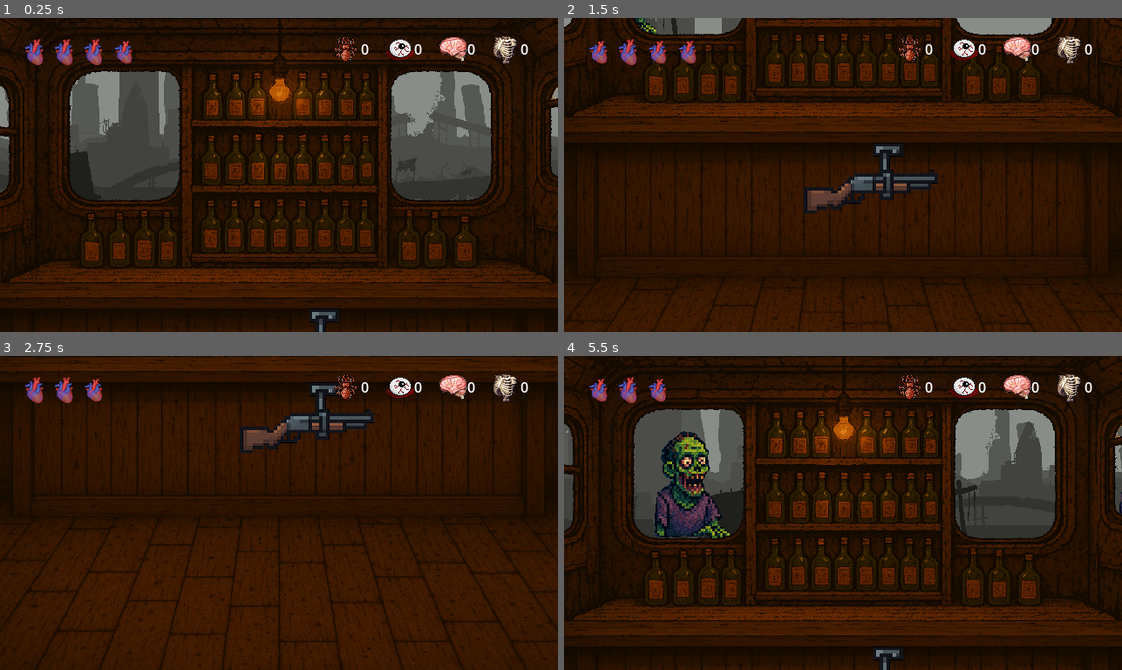
Above: before the commit, frames 1-4 (two rows, left to right).
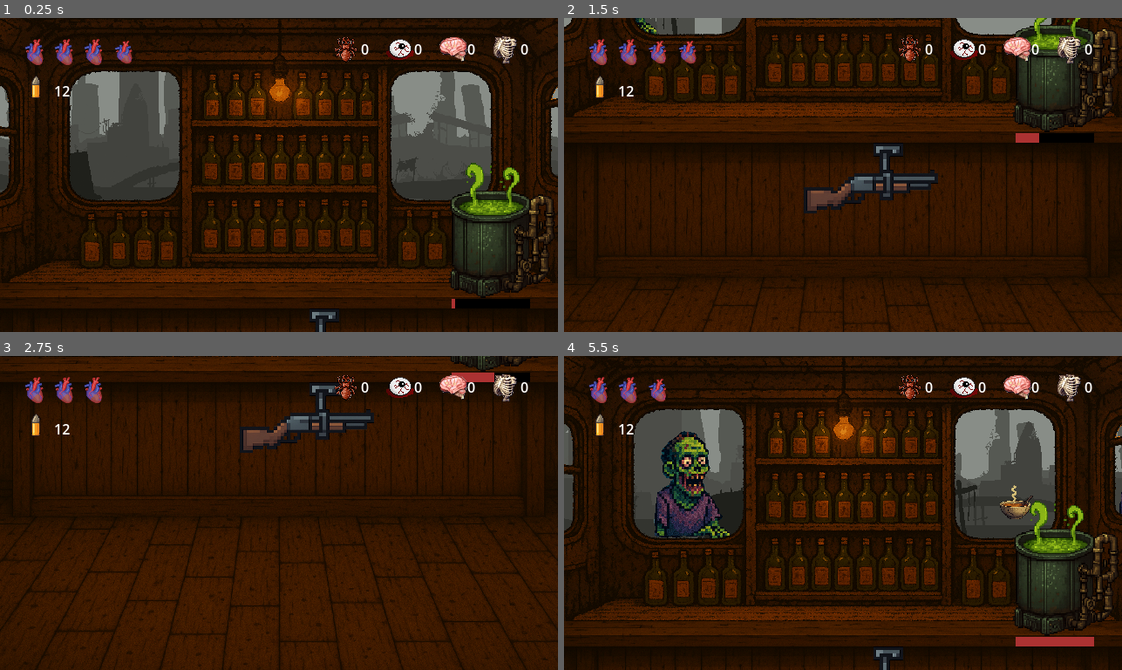
Above: after the commit, the same moments.

Repository: Iaotle/zombie-soup
Game: Godot game, scene res://Scenes/main.tscn
Two runs of this game, one before a commit and one after it. Both use one fixed random seed, a clock stepped at 60 frames per second and the inputs below. Sound files missing from this copy of the repository are replaced by a short silence.
Inputs (mouse positions are in pixels of both pictures, inside the frame that each line leads up to):
- Up to frame 1 (0.25 s): no input
- Up to frame 2 (1.5 s): move the mouse to (965, 159) at 0.52 s; hold Mouse wheel down (scroll_down) 0.53-1.25 s; click (965, 159) at 0.67 s; drag from (731, 190) to (815, 237) at 1.27 s
- Up to frame 3 (2.75 s): move the mouse to (334, 443) at 2.02 s; hold Space (spacebar) from 2.03 s (still down); click (334, 443) at 2.17 s
- Up to frame 4 (5.5 s): release Space (spacebar) at 2.75 s; drag from (815, 575) to (675, 465) at 2.77 s; move the mouse to (1010, 560) at 3.52 s; hold Mouse wheel up (scroll_up) 3.53-4.25 s; click (1010, 560) at 3.67 s; drag from (675, 465) to (759, 434) at 4.27 s; move the mouse to (870, 513) at 5.02 s; hold Mouse wheel down (scroll_down) from 5.03 s (still down); click (870, 513) at 5.17 s

The runs differ from the first frame. In frame 1, 4.5% of the frame differs, in the area x 5-100%, y 18-93%; in frame 2, 4.0%; in frame 3, 0.9%; in frame 4, 4.9%, in the area x 4-100%, y 6-93%.

Commit message:
Cooking system on the way

Diff:
--- /dev/null
+++ b/Scenes/bowl.gd
@@ -0,0 +1,3 @@
+extends Sprite2D
+
+var content : String
--- /dev/null
+++ b/Scenes/bowl.tscn
@@ -0,0 +1,10 @@
+[gd_scene load_steps=3 format=3 uid="uid://c72n2kdgov1d1"]
+
+[ext_resource type="Texture2D" uid="uid://cw0h64v2sotr0" path="res://Sprites/bowl.png" id="1_mdowk"]
+[ext_resource type="Script" uid="uid://yrntkav6b3j5" path="res://Scenes/bowl.gd" id="2_78wkd"]
+
+[node name="Bowl" type="Sprite2D"]
+scale = Vector2(0.05, 0.05)
+texture = ExtResource("1_mdowk")
+centered = false
+script = ExtResource("2_78wkd")
--- /dev/null
+++ b/Scenes/cooking_timer.gd
@@ -0,0 +1,27 @@
+extends Node2D
+
+@export var time = 5
+var mult = 100 / time
+var progress_bar
+
+var timer : Timer
+signal food_cooked
+
+func  _ready() -> void:
+	timer = Timer.new()
+	timer.autostart = false
+	timer.one_shot = true
+	timer.wait_time = time
+	add_child(timer)
+	timer.timeout.connect(_on_timer_timeout)
+	progress_bar = $TextureProgressBar
+
+func _process(delta: float) -> void:
+	progress_bar.value = (time - timer.time_left) * mult
+
+func _on_pot_content_added() -> void:
+	timer.start()
+
+func _on_timer_timeout():
+	print("[CookingTimer] Done")
+	emit_signal("food_cooked")
--- /dev/null
+++ b/Scenes/cooking_timer.tscn
@@ -0,0 +1,15 @@
+[gd_scene load_steps=4 format=3 uid="uid://hjae5xhqvxxw"]
+
+[ext_resource type="Script" uid="uid://j56uhf4c4s76" path="res://Scenes/cooking_timer.gd" id="1_c80h2"]
+[ext_resource type="Texture2D" uid="uid://bh0hsoufa6s85" path="res://Sprites/bar.png" id="2_qdd6f"]
+[ext_resource type="Texture2D" uid="uid://dbnmtmtmpunps" path="res://Sprites/bartop.png" id="3_ylxmo"]
+
+[node name="CookingTimer" type="Node2D"]
+script = ExtResource("1_c80h2")
+
+[node name="TextureProgressBar" type="TextureProgressBar" parent="."]
+offset_right = 128.0
+offset_bottom = 16.0
+scale = Vector2(0.7, 0.7)
+texture_under = ExtResource("2_qdd6f")
+texture_progress = ExtResource("3_ylxmo")
--- /dev/null
+++ b/Scenes/draggable.gd
@@ -0,0 +1,8 @@
+extends TextureRect
+@onready var root = $"../.."
+
+func _get_drag_data(at_position: Vector2) -> Variant:
+	var data = "ant"
+	var preview = null
+	set_drag_preview(preview)
+	return data
--- a/Scenes/heart.tscn
+++ b/Scenes/heart.tscn
@@ -22,6 +22,6 @@
 scale = Vector2(0.5, 0.5)
 sprite_frames = SubResource("SpriteFrames_rycqq")
 animation = &"beating"
-frame_progress = 0.469845
+frame_progress = 0.670653
 centered = false
 script = ExtResource("3_jgxw8")
--- a/Scenes/inventory_ui.gd
+++ b/Scenes/inventory_ui.gd
@@ -19,6 +19,7 @@
 	eyes_label 		= $HBoxContainer/Eyes/Label
 	brains_label 	= $HBoxContainer/Brains/Label
 	bones_label 	= $HBoxContainer/Bones/Label
+
 	ants.init_item('ants', 0);
 	eyes.init_item('eyes', 0);
 	brains.init_item('brains', 0);
--- a/Scenes/inventory_ui.tscn
+++ b/Scenes/inventory_ui.tscn
@@ -1,7 +1,8 @@
-[gd_scene load_steps=6 format=3 uid="uid://c3tkgdxbtxl8r"]
+[gd_scene load_steps=7 format=3 uid="uid://c3tkgdxbtxl8r"]
 
 [ext_resource type="Script" uid="uid://dvsi3wfaurdqk" path="res://Scenes/inventory_ui.gd" id="1_7oojl"]
 [ext_resource type="Texture2D" uid="uid://cxe6a2viyomyn" path="res://Sprites/ant.png" id="1_brbew"]
+[ext_resource type="Script" uid="uid://c6eptt0nri736" path="res://Scenes/draggable.gd" id="2_6o8f3"]
 [ext_resource type="Texture2D" uid="uid://denaculunq3vk" path="res://Sprites/eye.png" id="2_7oojl"]
 [ext_resource type="Texture2D" uid="uid://kx8im43q30lu" path="res://Sprites/brains.png" id="3_6o8f3"]
 [ext_resource type="Texture2D" uid="uid://b2td8q16yoyur" path="res://Sprites/bones.png" id="4_m65me"]
@@ -18,6 +19,7 @@
 [node name="Ants" type="TextureRect" parent="HBoxContainer"]
 custom_minimum_size = Vector2(57, 0)
 layout_mode = 2
+script = ExtResource("2_6o8f3")
 
 [node name="Sprite2D" type="Sprite2D" parent="HBoxContainer/Ants"]
 position = Vector2(1, 10)
--- a/Scenes/main.tscn
+++ b/Scenes/main.tscn
@@ -8,7 +8,8 @@
 [ext_resource type="AudioStream" uid="uid://b6awofdhr2op0" path="res://drinking-glasses-contact-clink-7172.mp3" id="4_jjvhh"]
 [ext_resource type="PackedScene" uid="uid://dve1iy000ntm2" path="res://Scenes/underthecounter.tscn" id="5_kry3j"]
 [ext_resource type="Texture2D" uid="uid://ct1q0vl12ur8f" path="res://Concepts/ChatGPT Image Jun 7, 2025, 05_45_49 PM.png" id="10_6iyac"]
-[ext_resource type="Script" path="res://Scenes/shotgun.gd" id="11_6iyac"]
+[ext_resource type="Script" uid="uid://dwmwee0tiggq6" path="res://Scenes/shotgun.gd" id="11_6iyac"]
+[ext_resource type="PackedScene" uid="uid://cssjkv5rjo6u0" path="res://Scenes/pot.tscn" id="11_d1ilt"]
 [ext_resource type="PackedScene" uid="uid://csgmkf5skwp7t" path="res://Scenes/player.tscn" id="13_fdnlq"]
 
 [node name="Main" type="Node2D"]
@@ -53,4 +54,7 @@
 [node name="InventoryUi" parent="Player" index="1" node_paths=PackedStringArray("spawner")]
 spawner = NodePath("../../Under The Counter")
 
+[node name="Pot" parent="." instance=ExtResource("11_d1ilt")]
+position = Vector2(492, 145)
+
 [editable path="Player"]
--- a/Scenes/player.tscn
+++ b/Scenes/player.tscn
@@ -1,8 +1,9 @@
-[gd_scene load_steps=4 format=3 uid="uid://csgmkf5skwp7t"]
+[gd_scene load_steps=5 format=3 uid="uid://csgmkf5skwp7t"]
 
 [ext_resource type="Script" uid="uid://dsnptngxpye00" path="res://src/player.gd" id="1_v0iea"]
 [ext_resource type="PackedScene" uid="uid://bgkv1lmbb7iut" path="res://Scenes/HealthBar.tscn" id="2_cvnsp"]
 [ext_resource type="PackedScene" uid="uid://c3tkgdxbtxl8r" path="res://Scenes/inventory_ui.tscn" id="3_6t5aa"]
+[ext_resource type="PackedScene" uid="uid://dky67fqgx8fgg" path="res://Scenes/bullet_ui.tscn" id="4_vgqql"]
 
 [node name="Player" type="Node2D"]
 script = ExtResource("1_v0iea")
@@ -10,3 +11,5 @@
 [node name="HealthBar" parent="." instance=ExtResource("2_cvnsp")]
 
 [node name="InventoryUi" parent="." instance=ExtResource("3_6t5aa")]
+
+[node name="bullet_ui" parent="." instance=ExtResource("4_vgqql")]
--- /dev/null
+++ b/Scenes/pot.tscn
@@ -0,0 +1,27 @@
+[gd_scene load_steps=5 format=3 uid="uid://cssjkv5rjo6u0"]
+
+[ext_resource type="Script" uid="uid://bfdmwpulf0ift" path="res://src/pot.gd" id="1_b8ggh"]
+[ext_resource type="Texture2D" uid="uid://pr7pbd3ou5ki" path="res://Sprites/ChatGPT Image Jun 7, 2025, 08_50_28 PM.png" id="1_cc2i1"]
+[ext_resource type="PackedScene" uid="uid://hjae5xhqvxxw" path="res://Scenes/cooking_timer.tscn" id="3_rj0eo"]
+[ext_resource type="Script" uid="uid://bix3wql3rp8uq" path="res://src/drop_area.gd" id="4_tpvhl"]
+
+[node name="Pot" type="Area2D"]
+script = ExtResource("1_b8ggh")
+
+[node name="Sprite2D" type="Sprite2D" parent="."]
+scale = Vector2(0.15, 0.15)
+texture = ExtResource("1_cc2i1")
+centered = false
+
+[node name="CookingTimer" parent="." instance=ExtResource("3_rj0eo")]
+position = Vector2(26, 177)
+
+[node name="TextureRect" type="TextureRect" parent="."]
+offset_left = 29.0
+offset_top = 57.0
+offset_right = 113.0
+offset_bottom = 81.0
+script = ExtResource("4_tpvhl")
+
+[connection signal="content_added" from="." to="CookingTimer" method="_on_pot_content_added"]
+[connection signal="food_cooked" from="CookingTimer" to="." method="_on_food_cooked"]
--- a/project.godot
+++ b/project.godot
@@ -20,6 +20,8 @@
 window/size/viewport_width=640
 window/size/viewport_height=360
 window/stretch/mode="canvas_items"
+mouse_cursor/custom_image="uid://1ihcocvjfs3h"
+mouse_cursor/tooltip_position_offset=Vector2(24, 24)
 
 [global_group]
 
--- /dev/null
+++ b/src/drop_area.gd
@@ -0,0 +1,8 @@
+extends TextureRect
+
+func _can_drop_data(at_position: Vector2, data: Variant) -> bool:
+	return true
+	return false
+
+func _drop_data(at_position: Vector2, data: Variant) -> void:
+	pass
--- /dev/null
+++ b/src/pot.gd
@@ -0,0 +1,49 @@
+extends Area2D
+
+var bowl = preload("res://Scenes/bowl.tscn")
+
+var brain_broth = Recipe.new()
+var eye_soup 	= Recipe.new()
+var contents : Array[String] = ["Brain", "Bone"]
+
+var has_eye 	= false;
+var has_brain 	= false;
+var has_bone 	= false;
+var has_ant 	= false;
+
+signal content_added
+
+func _ready() -> void:
+	brain_broth.init_receipe("BrainBonesBroth", 5, ["Brain", "Bone"]);
+	eye_soup.init_receipe("EyeSoup", 2, ["Eye", "Ant"]);
+	emit_signal("content_added");
+
+func content_check():
+	for i in contents:
+		match i:
+			"Eye":
+				has_eye = true
+			"Ant":
+				has_ant = true
+			"Brain":
+				has_brain = true
+			"Bone":
+				has_bone = true
+	if contents.size() == 2:
+		if has_ant and has_eye:
+			spawn_bowl("Eye and Ants Soup")
+			return
+		elif has_brain and has_bone:
+			spawn_bowl("Brains and Bones Broth")
+			return
+	spawn_bowl("Garbage")
+
+
+func spawn_bowl(content : String):
+	var food = bowl.instantiate()
+	food.content = content
+	print("[POT]", content)
+	add_child(food)
+
+func _on_food_cooked():
+	content_check()
--- /dev/null
+++ b/src/recipes.gd
@@ -0,0 +1,14 @@
+class_name Recipe
+
+var _name : String
+var _price : int
+var _ingredients : Array[String] = []
+
+func init_receipe(name: String, price: int, ingredients: Array[String]):
+	_name = name;
+	_price = price;
+	for i in ingredients:
+		_ingredients.append(i)
+	print("[+]Receipe: ", name, " |", price, " Bullets | ingredients: ")
+	for i in _ingredients:
+		print(i);
Not shown, added: Scenes/bowl.gd.uid
Not shown, added: Scenes/cooking_timer.gd.uid
Not shown, added: Scenes/draggable.gd.uid
Not shown: 1 places in Scenes/main.tscn that only renumber resources
Binary file removed: Sprites/ChatGPT Image Jun 7, 2025, 08_43_28 PM.png
Binary file removed: Sprites/ChatGPT Image Jun 7, 2025, 08_45_07 PM.png
Binary file added: Sprites/ChatGPT Image Jun 7, 2025, 08_50_28 PM.png
Not shown, added: Sprites/ChatGPT Image Jun 7, 2025, 08_50_28 PM.png.import
Binary file added: Sprites/bar.png
Not shown, added: Sprites/bar.png.import
Binary file added: Sprites/bartop.png
Not shown, added: Sprites/bartop.png.import
(and 4 more such lines)
